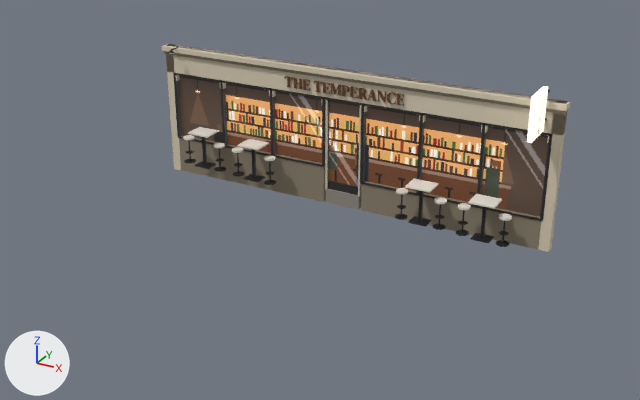
The glTF model art/models/props/venues/the_temperance.glb: old version first, new version second.
Both versions are drawn from a 50 mm camera at (10.67, -20.94, 9.98) aimed at (0.66, -2.72, 0.87). The lights are fixed; the arrows at lower left show +X, +Y and +Z. The picture after the commit comes second. Objects named as collision shapes, trigger or cutter boxes, shadow casters or lower levels of detail are left out. Vertices at exactly the same position are counted once.

The first picture shows 'TheTemperance'.
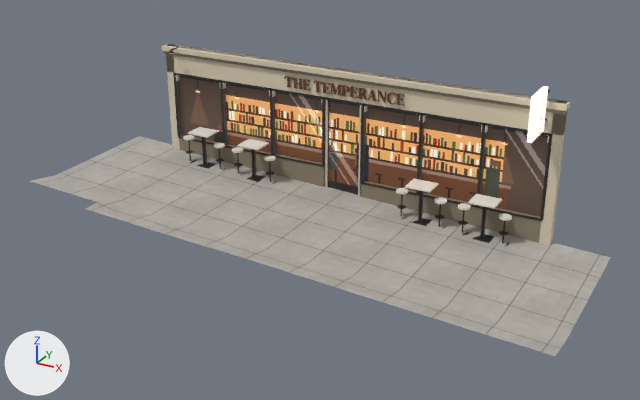
Pixel boxes (x1, y1, x2, y2) of what changed, in the pictures (640 x 400 px):
'TheTemperance', reshaped (42% wider, 50% taller)
    before: (161, 44, 570, 252)
    after: (30, 44, 611, 356)
part 1 of me_thetemperance, added
    after: (30, 136, 611, 356)

The change, as a list of edits to the scene's bpy script:
```text
Add img_sidewalk:
    img_sidewalk = load_image('sidewalk', '_unpacked/sidewalk', 64, 64, 'sRGB')
Add mat_vn_pave:
    mat_vn_pave = principled_material('VN_Pave')
    mat_vn_pave.texture = img_sidewalk
    mat_vn_pave.roughness = 0.95
Add mat_vn_glow_bladeink_the_temperance:
    mat_vn_glow_bladeink_the_temperance = principled_material('VN_Glow_bladeink_the_temperance')
    mat_vn_glow_bladeink_the_temperance.base_color = (0.479, 0.0212, 0.0232)  # red #b8282a
    mat_vn_glow_bladeink_the_temperance.roughness = 0.6
    mat_vn_glow_bladeink_the_temperance.emission_color = (0.479, 0.0212, 0.0232)  # red #b8282a
    mat_vn_glow_bladeink_the_temperance.emission_strength = 1.0
Change me_thetemperance:
    used by ob_thetemperance; location = (0.0, 0.0, 0.0)
    remove me_thetemperance.from_pydata(...)  # 2948 vertices, 5310 faces; spans x -6.05..6.05, y -1.52..0.0, z -0.42..4.0
    add me_thetemperance.from_pydata(...)  # 3325 vertices, 5960 faces; spans x -7.5..7.5, y -5.25..0.0, z -0.42..4.0
    me_thetemperance part 1: a new loose piece of 377 vertices spanning x -7.5..7.5, y -5.25..0.0, z -0.34..0.5, in mat_vn_pave (picture img_sidewalk)
    other edits to the shape of me_thetemperance do not show in these pictures
    remove me_thetemperance.materials.append(mat_vn_bladeink_the_temperance)  # red #b8282a
    add me_thetemperance.materials.append(mat_vn_glow_bladeink_the_temperance)  # red #b8282a, glowing red #b8282a
    add me_thetemperance.materials.append(mat_vn_pave)  # picture img_sidewalk
```
